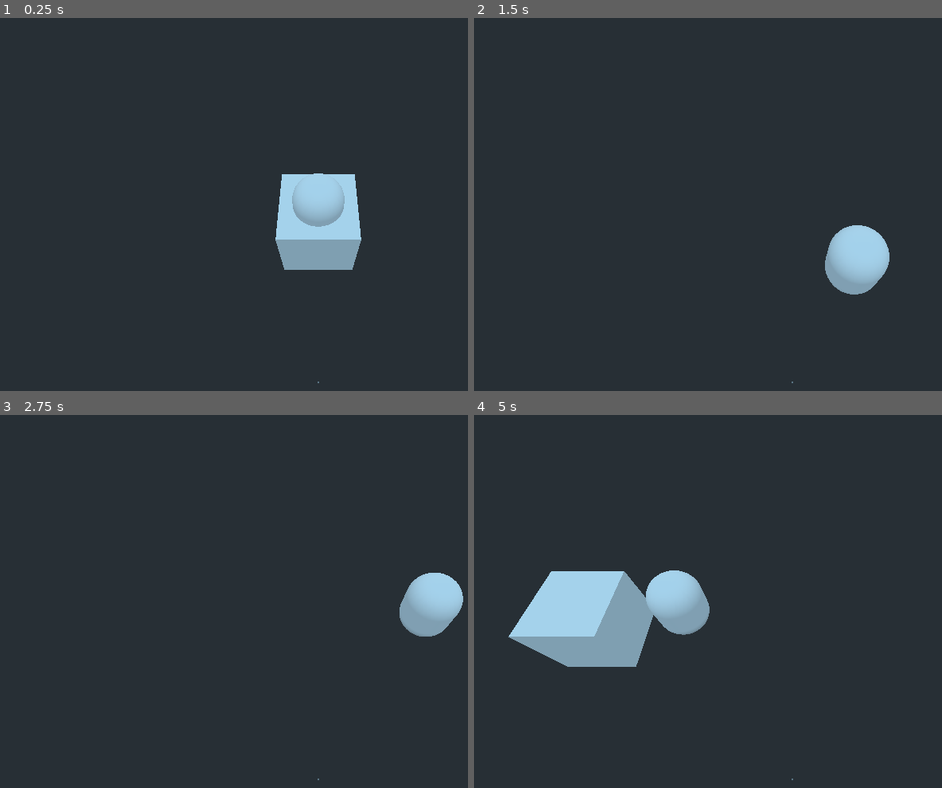
Above: before the commit, frames 1-4 (two rows, left to right).
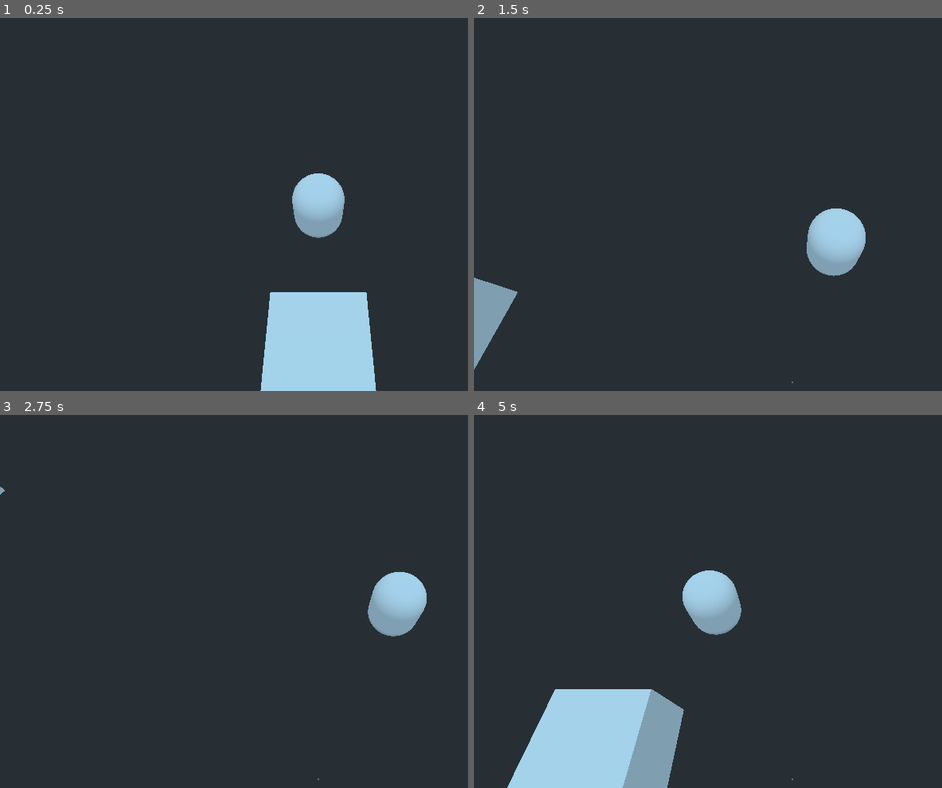
Above: after the commit, the same moments.

Repository: nwallenfang/scavenge-and-drill
Game: Godot game, scene res://Prototyping/Level.tscn
Two runs of this game, one before a commit and one after it. Both use one fixed random seed, a clock stepped at 60 frames per second and the inputs below.
Inputs:
- Up to frame 1 (0.25 s): no input
- Up to frame 2 (1.5 s): tap Enter at 0.5 s; hold D (move_right) 0.53-1.28 s; hold S (move_back) from 1.28 s (still down)
- Up to frame 3 (2.75 s): release S (move_back) at 2.03 s; hold D (move_right) from 2.03 s (still down)
- Up to frame 4 (5 s): release D (move_right) at 2.78 s; hold W (move_forward) 2.78-3.53 s; hold A (move_left) from 3.53 s (still down)

The runs differ from the first frame. In frame 1, 9.0% of the frame differs, in the area x 55-81%, y 41-100%; in frame 2, 3.5%; in frame 3, 2.6%; in frame 4, 17%, in the area x 7-58%, y 41-100%.

Commit message:
Interact Ball

Diff:
--- a/Actors/Player.gd
+++ b/Actors/Player.gd
@@ -1,11 +1,15 @@
 extends GroundedPhysicsMover3D
+
+var facing_direction := Vector3.RIGHT
 
 func _physics_process(delta):
 	var move_direction := Vector3.ZERO
 	move_direction.x = Input.get_action_strength("move_right") - Input.get_action_strength("move_left")
 	move_direction.z = Input.get_action_strength("move_back") - Input.get_action_strength("move_forward")
 
-	move_direction = move_direction.normalized()
+	var move_direction_normalized := move_direction.normalized()
+	if move_direction.length() > .1:
+		facing_direction = move_direction_normalized
 
-	add_acceleration(ACC * move_direction)
+	add_acceleration(ACC * move_direction_normalized)
 	execute_movement(delta)
--- a/Actors/Player.tscn
+++ b/Actors/Player.tscn
@@ -7,9 +7,14 @@
 [sub_resource type="ConvexPolygonShape" id=2]
 points = PoolVector3Array( -0.972729, 0.170391, -0.632762, 0.991375, 0.00714278, 0.594536, 0.990984, 0.0890012, 0.55327 …(1880 unchanged characters)…
 
+[sub_resource type="CylinderShape" id=3]
+height = 4.24622
+radius = 4.10198
+
 [node name="Player" type="KinematicBody"]
+collision_layer = 0
 script = ExtResource( 1 )
-ACC = 200.0
+ACC = 140.0
 
 [node name="Model" type="Spatial" parent="."]
 
@@ -20,3 +25,11 @@
 [node name="CollisionShape" type="CollisionShape" parent="."]
 transform = Transform( 0.645386, 0, 0, 0, -2.82107e-08, 0.645386, 0, -0.645386, -2.82107e-08, 0, 0.883563, 0 )
 shape = SubResource( 2 )
+
+[node name="Area" type="Area" parent="."]
+collision_layer = 0
+collision_mask = 2
+
+[node name="CollisionShape" type="CollisionShape" parent="Area"]
+transform = Transform( 1, 0, 0, 0, 1, 0, 0, 0, 1, 0, 1.00012, 0 )
+shape = SubResource( 3 )
--- /dev/null
+++ b/Objects/Cube.tscn
@@ -0,0 +1,15 @@
+[gd_scene load_steps=3 format=2]
+
+[sub_resource type="CubeMesh" id=1]
+
+[sub_resource type="ConvexPolygonShape" id=2]
+points = PoolVector3Array( -1, -1, -1, 1, 1, 1, 1, -1, 1, 1, 1, -1, -1, 1, 1, 1, -1, -1, -1, -1, 1, -1, 1, -1 )
+
+[node name="Cube" type="StaticBody"]
+
+[node name="MeshInstance" type="MeshInstance" parent="."]
+mesh = SubResource( 1 )
+skeleton = NodePath("../..")
+
+[node name="CollisionShape" type="CollisionShape" parent="."]
+shape = SubResource( 2 )
--- /dev/null
+++ b/Objects/PickUpBall.gd
@@ -0,0 +1,7 @@
+extends Spatial
+
+func set_hover_state(active: bool, actor):
+	pass
+
+func on_interact(actor):
+	pass
--- /dev/null
+++ b/Objects/PickUpBall.tscn
@@ -0,0 +1,22 @@
+[gd_scene load_steps=4 format=2]
+
+[ext_resource path="res://Objects/PickUpBall.gd" type="Script" id=1]
+
+[sub_resource type="SphereMesh" id=1]
+
+[sub_resource type="SphereShape" id=2]
+radius = 0.520471
+
+[node name="PickUpBall" type="Spatial"]
+script = ExtResource( 1 )
+
+[node name="MeshInstance" type="MeshInstance" parent="."]
+transform = Transform( 0.38837, 0, 0, 0, 0.38837, 0, 0, 0, 0.38837, 0, 0, 0 )
+mesh = SubResource( 1 )
+
+[node name="Area" type="Area" parent="."]
+collision_layer = 2
+collision_mask = 0
+
+[node name="CollisionShape" type="CollisionShape" parent="Area"]
+shape = SubResource( 2 )
--- a/Prototyping/Level.tscn
+++ b/Prototyping/Level.tscn
@@ -3,14 +3,13 @@
 [ext_resource path="res://Prototyping/Level.gd" type="Script" id=1]
 [ext_resource path="res://Actors/Player.tscn" type="PackedScene" id=2]
 [ext_resource path="res://Logic/TopdownCamera.tscn" type="PackedScene" id=3]
-
-[sub_resource type="CubeMesh" id=1]
+[ext_resource path="res://Objects/Cube.tscn" type="PackedScene" id=4]
 
 [node name="Level" type="Spatial"]
 script = ExtResource( 1 )
 
-[node name="MeshInstance" type="MeshInstance" parent="."]
-mesh = SubResource( 1 )
+[node name="Cube" parent="." instance=ExtResource( 4 )]
+transform = Transform( 1, 0, 0, 0, 1, 0, 0, 0, 1, 0, 0, 3.19186 )
 
 [node name="TopdownCamera" parent="." instance=ExtResource( 3 )]
 transform = Transform( 1, 0, 0, 0, 0.555411, 0.831576, 0, -0.831576, 0.555411, 0, 6.61508, 3.75768 )
--- a/project.godot
+++ b/project.godot
@@ -50,6 +50,16 @@
 "events": [ Object(InputEventKey,"resource_local_to_scene":false,"resource_name":"","device":0,"alt":false,"shift":false,"control":false,"meta":false,"command":false,"pressed":false,"scancode":0,"physical_scancode":83,"unicode":0,"echo":false,"script":null)
  ]
 }
+interact={
+"deadzone": 0.5,
+"events": [ Object(InputEventKey,"resource_local_to_scene":false,"resource_name":"","device":0,"alt":false,"shift":false,"control":false,"meta":false,"command":false,"pressed":false,"scancode":0,"physical_scancode":69,"unicode":0,"echo":false,"script":null)
+ ]
+}
+
+[layer_names]
+
+3d_physics/layer_1="World"
+3d_physics/layer_2="Interaction"
 
 [physics]
 
Not shown: 1 places in Actors/Player.tscn that only renumber resources
